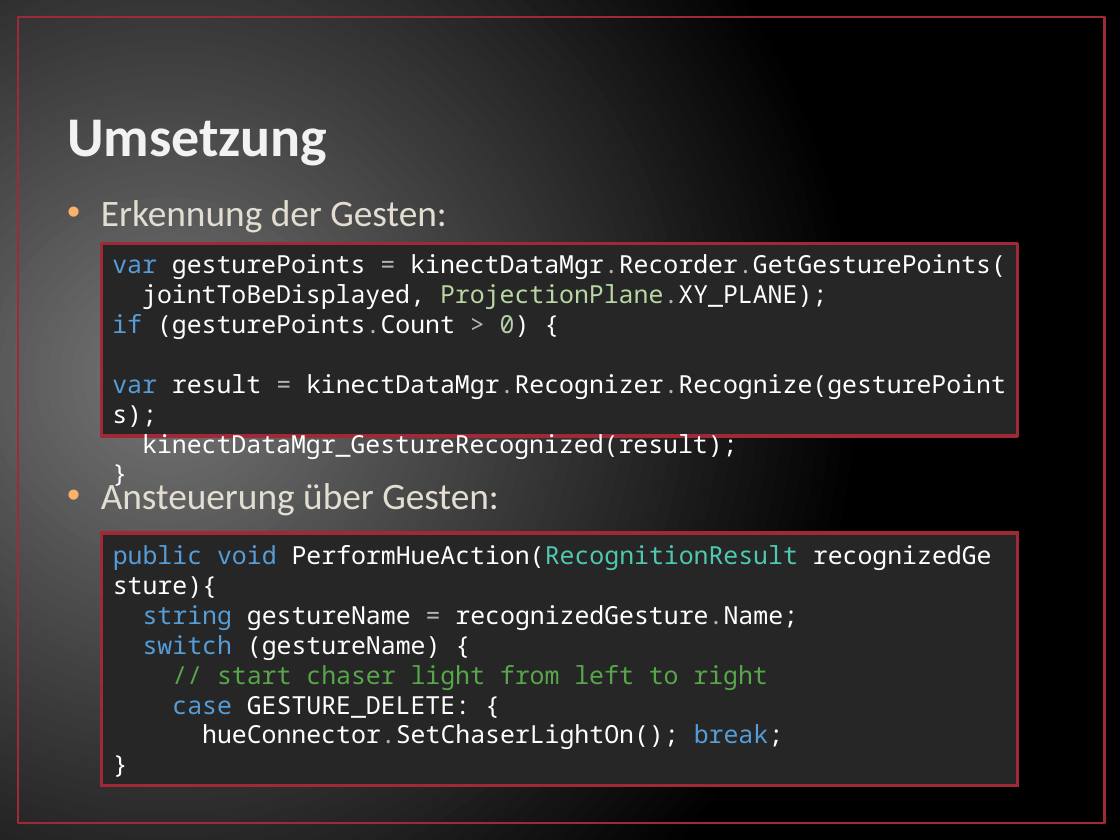
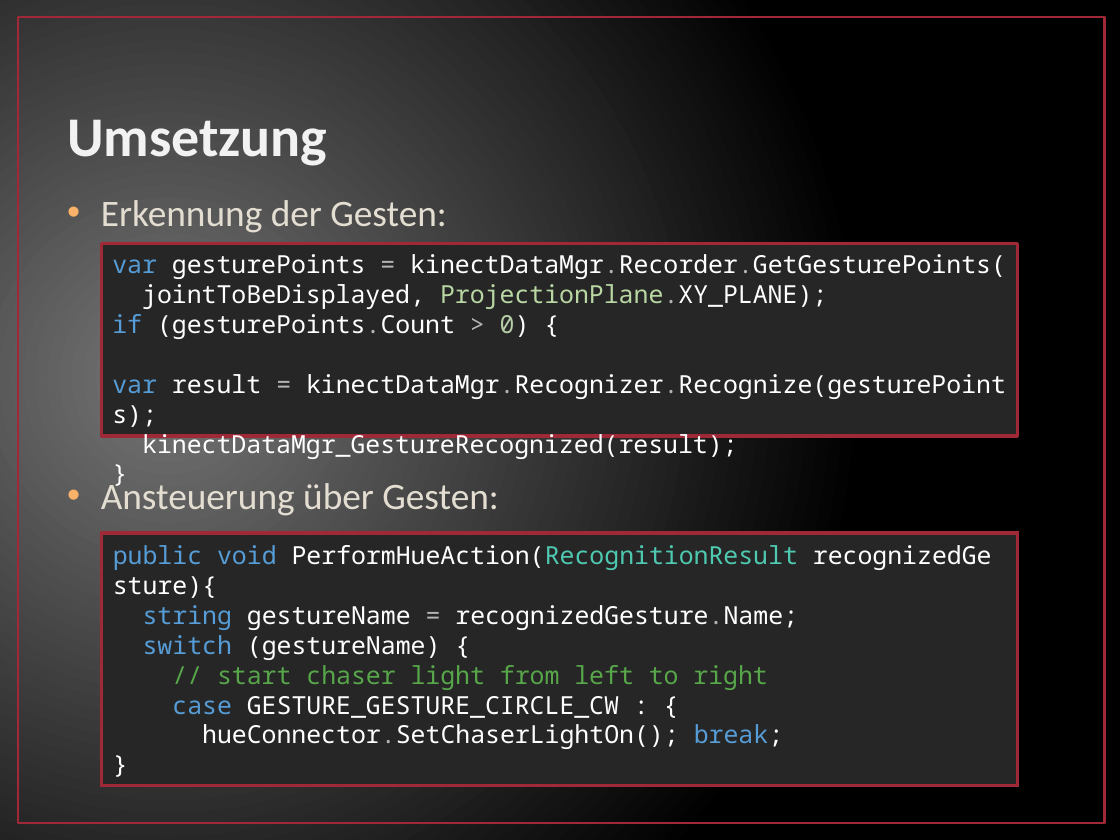
Before and after one commit to fgrebe/GestureContolForHue, a slide deck: slide 9 of doc/Gesture Control for Philips Hue.pptx (slide 8 before the commit). Drawn at 1120x840 pixels with LibreOffice and Linux fonts; fonts in the diff are those of the drawing. Boxes give left, top, right and bottom in pixels: in the first picture for what was removed or moved away, otherwise in the second. Text is boxed around its words. In the diff, an @@ line names an element or a change of style, - is before the commit and + after.

Commit message:
gh

```diff
--- a/doc/Gesture Control for Philips Hue.pptx
+++ b/doc/Gesture Control for Philips Hue.pptx
@@ text in rectangle at (113,545,798,749): text changed @@
-public void PerformHueAction(RecognitionResult recognizedGesture){
-string gestureName = recognizedGesture.Name;
-switch (gestureName) {
-// start chaser light from left to right
-case GESTURE_DELETE: {
-hueConnector.SetChaserLightOn(); break;
-}
+public void PerformHueAction(RecognitionResult recognizedGesture){
+string gestureName = recognizedGesture.Name;
+switch (gestureName) {
+// start chaser light from left to right
+case GESTURE_GESTURE_CIRCLE_CW : {
+hueConnector.SetChaserLightOn(); break;
+}
```
Also in this commit, not shown: 2 other slides changed, 1 slide added.
